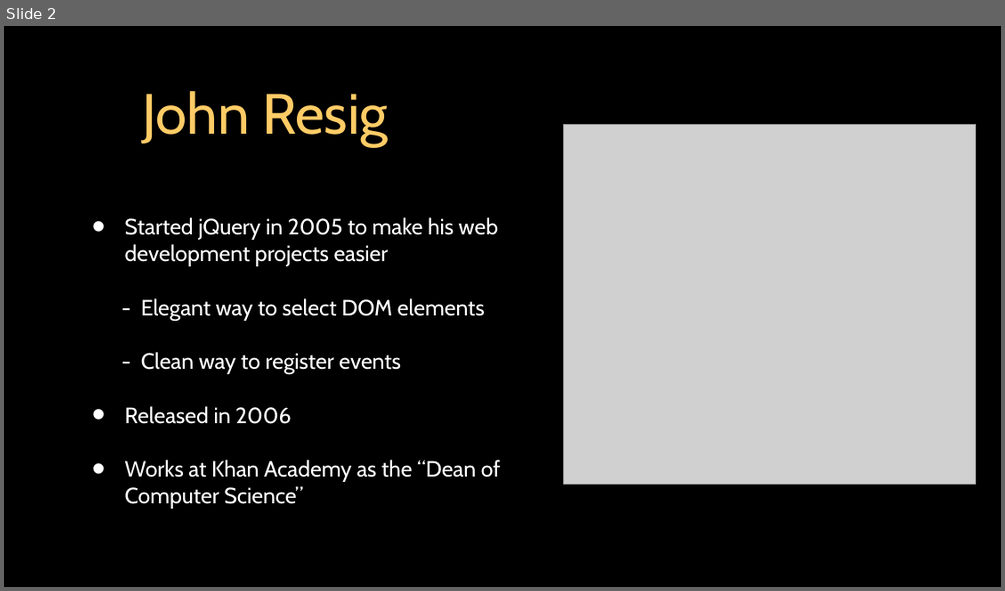
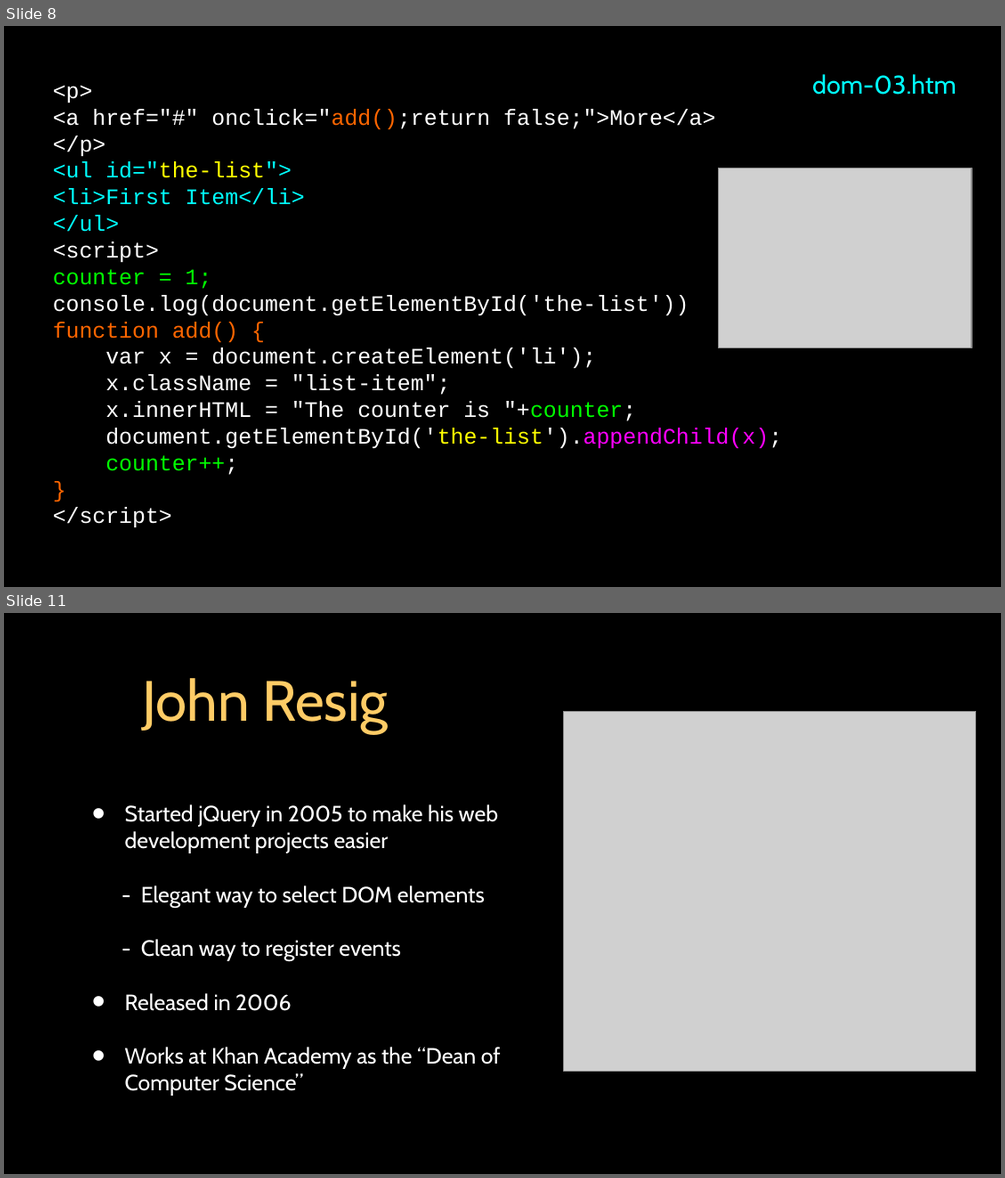
Before and after one commit to csev/dj4e, a slide deck: lectures/JS-03-JQuery.ppt. Shown one above the other, each under a label of ours: slide 2 before the commit, slides 8 and 11 after it; the slides between them are not shown. The pictures are 1005x591 and 1005x1178 pixels, drawn with LibreOffice and Linux fonts; fonts in the diff are those of the drawing; grey boxes stand for pictures. Boxes give left, top, right and bottom in pixels: in the first picture for what was removed or moved away, otherwise in the second. Text is boxed around its words. In the diff, an @@ line names an element or a change of style, - is before the commit and + after.

```diff
--- a/lectures/JS-03-JQuery.ppt
+++ b/lectures/JS-03-JQuery.ppt
@@ slide 8 added at (4,26,1001,587), background #000000; not listed: 1 template element that a slide beside it also shows @@
@@ free added at (50,66,968,540), 16 pt, text #FFFFFF @@
+<p>
+<a href="#" onclick="add();return false;">More</a>
+</p>
+<ul id="the-list">
+<li>First Item</li>
+</ul>
+<script>
+counter = 1;
+console.log(document.getElementById('the-list'))
+function add() {
+var x = document.createElement('li');
+x.className = "list-item";
+x.innerHTML = "The counter is "+counter;
+document.getElementById('the-list').appendChild(x);
+counter++;
+}
+</script>
@@ free added at (801,66,967,107), 18.5 pt, text #00FDFF @@
+dom-03.htm
@@ picture added at (719,168,972,348) @@
@@ what was slide 2 is now slide 11 @@
```
Also in this commit, not shown: 6 slides changed, 9 other slides added, 2 slides removed, 3 other files.
